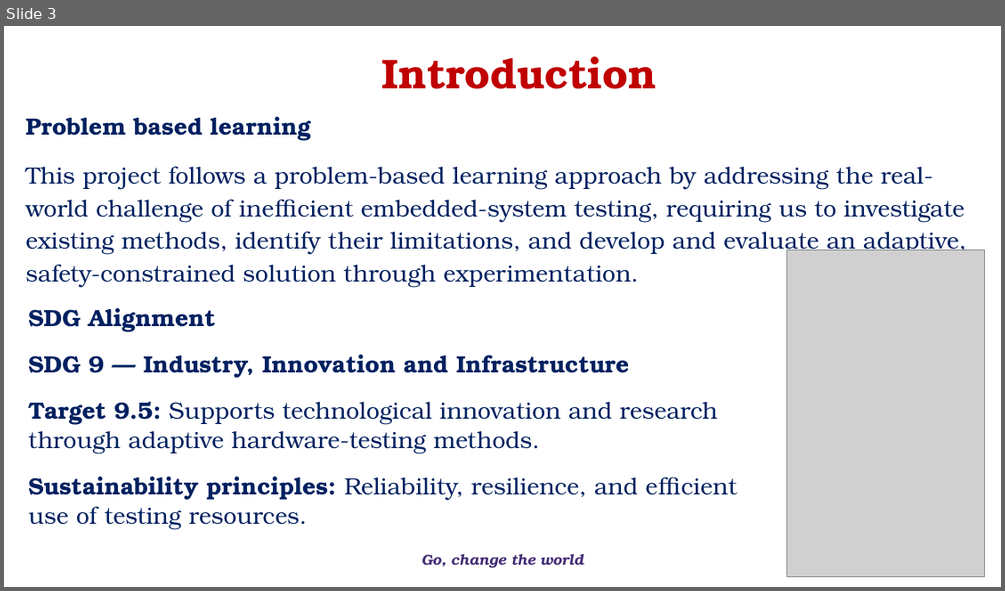
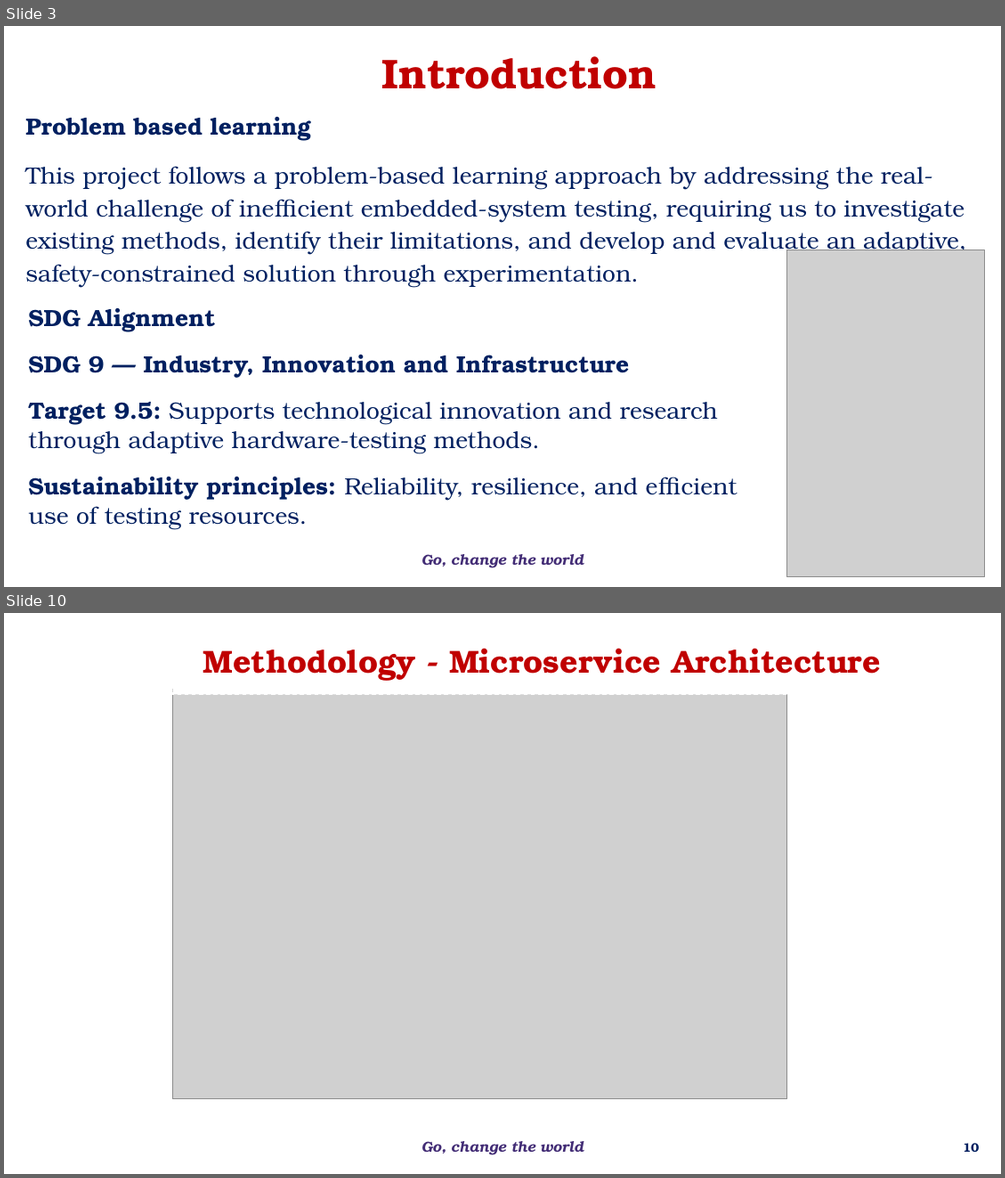
Before and after one commit to overclocked-2124/ChipCheck, a slide deck: docs/presentation/AI-Driven Adaptive Physical Testing for Embedded Systems - Phase 2.pptx. Shown one above the other, each under a label of ours: slide 3 before the commit, slides 3 and 10 after it; the slides between them are not shown. The pictures are 1005x591 and 1005x1178 pixels, drawn with LibreOffice and Linux fonts; fonts in the diff are those of the drawing; grey boxes stand for pictures; background and template pictures are left out. Boxes give left, top, right and bottom in pixels: in the first picture for what was removed or moved away, otherwise in the second. Text is boxed around its words. In the diff, an @@ line names an element or a change of style, - is before the commit and + after.

```diff
--- a/docs/presentation/AI-Driven Adaptive Physical Testing for Embedded Systems - Phase 2.pptx
+++ b/docs/presentation/AI-Driven Adaptive Physical Testing for Embedded Systems - Phase 2.pptx
@@ slide 10 added at (4, 613, 1001, 1174), background #FFFFFF; not listed: 1 template element that a slide beside it also shows @@
@@ rectangle added at (172, 625, 911, 695), fill #FFFFFF, outline #FFFFFF 1 pt dashed, 30.7 pt, text #C00000, bold @@
+Methodology - Microservice Architecture
@@ picture added at (172, 688, 787, 1099) @@
@@ page number added at (963, 1143, 979, 1151), 12 pt, text #002060, bold @@
+10
```
Also in this commit, not shown: 15 slides changed, 7 other slides added, 3 slides removed.
